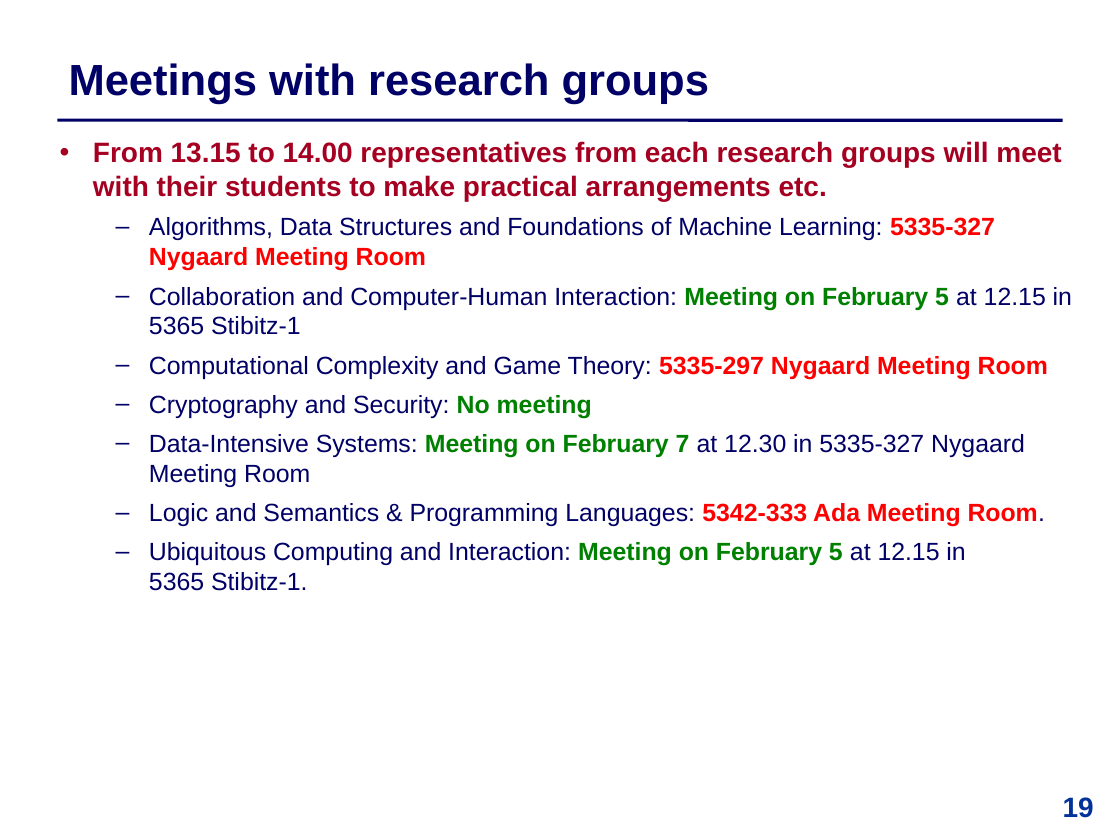
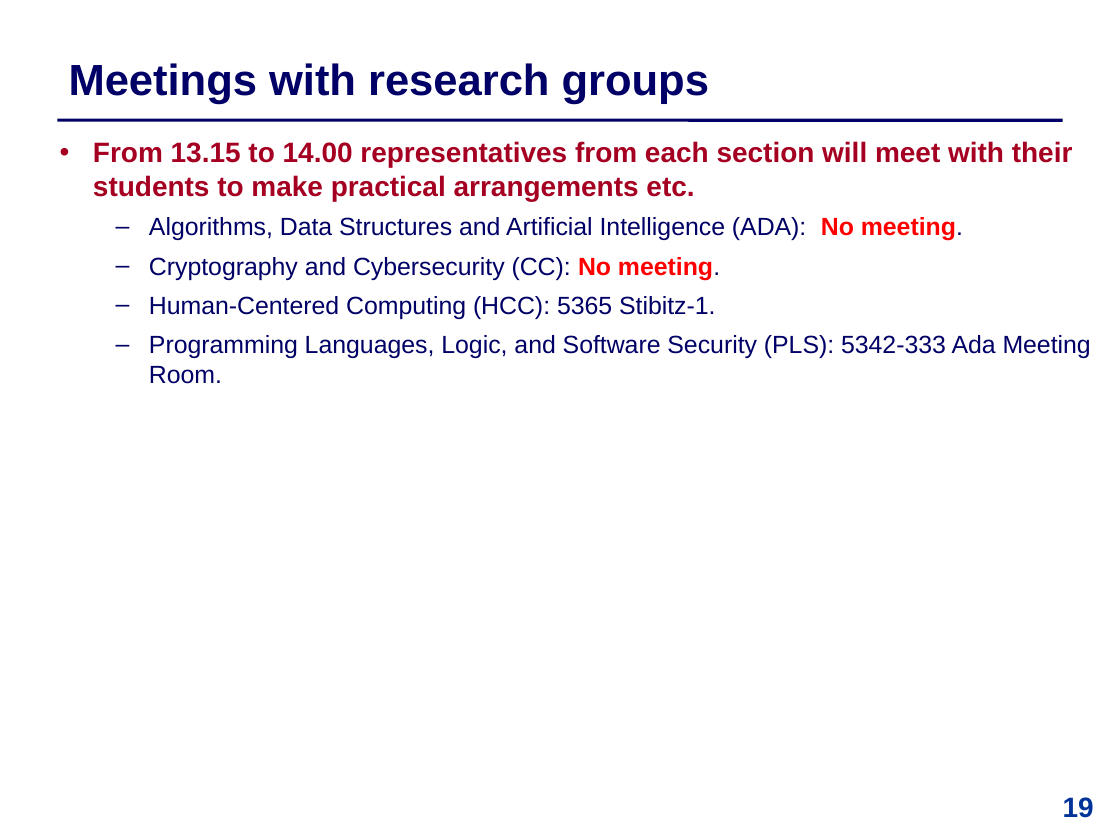
Before and after one commit to IntProgAU/Materiale, a slide deck: slide 19 of web/b26/1 Bachelor Contract .pptx. Drawn at 1120x840 pixels with LibreOffice and Linux fonts; fonts in the diff are those of the drawing. Boxes give left, top, right and bottom in pixels: in the first picture for what was removed or moved away, otherwise in the second. Text is boxed around its words. In the diff, an @@ line names an element or a change of style, - is before the commit and + after.

```diff
--- a/web/b26/1 Bachelor Contract .pptx
+++ b/web/b26/1 Bachelor Contract .pptx
@@ text at (93, 141, 1091, 384): text changed @@
-  • From 13.15 to 14.00 representatives from each research groups will meet with their students to make practical arrangements etc.
-  – Algorithms, Data Structures and Foundations of Machine Learning: 5335-327 Nygaard Meeting Room
-  – Collaboration and Computer-Human Interaction: Meeting on February 5 at 12.15 in 5365 Stibitz-1
-  – Computational Complexity and Game Theory: 5335-297 Nygaard Meeting Room
-  – Cryptography and Security: No meeting
-  – Data-Intensive Systems: Meeting on February 7 at 12.30 in 5335-327 Nygaard Meeting Room
-  – Logic and Semantics & Programming Languages: 5342-333 Ada Meeting Room.
-  – Ubiquitous Computing and Interaction: Meeting on February 5 at 12.15 in
-    5365 Stibitz-1.
+  • From 13.15 to 14.00 representatives from each section will meet with their students to make practical arrangements etc.
+  – Algorithms, Data Structures and Artificial Intelligence (ADA): No meeting.
+  – Cryptography and Cybersecurity (CC): No meeting.
+  – Human-Centered Computing (HCC): 5365 Stibitz-1.
+  – Programming Languages, Logic, and Software Security (PLS): 5342-333 Ada Meeting Room.
```
Also in this commit, not shown: 3 other slides changed.
